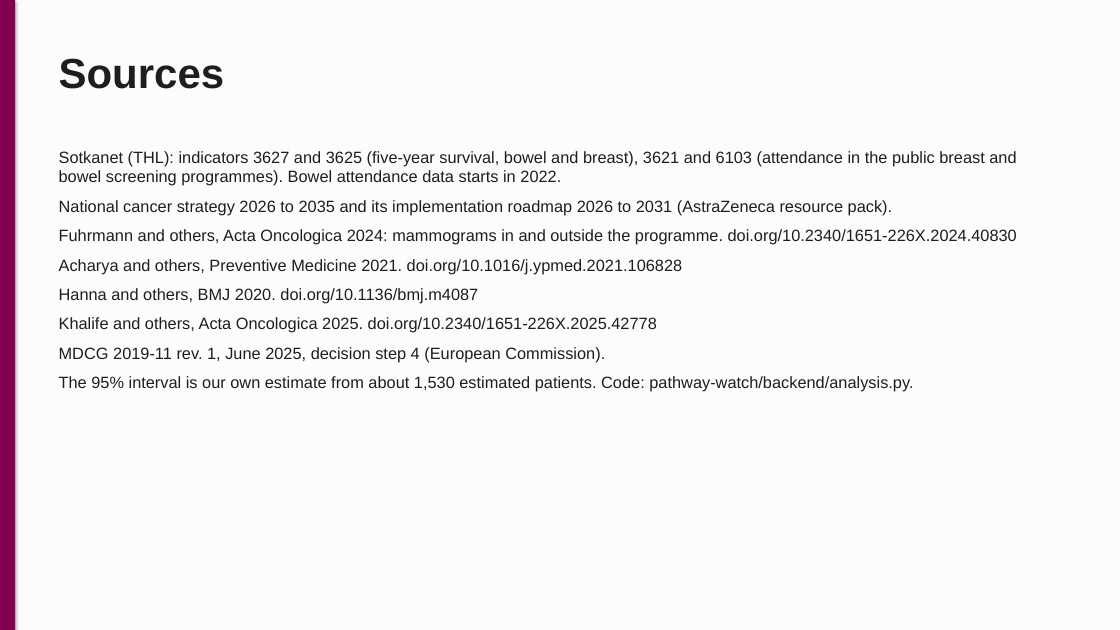
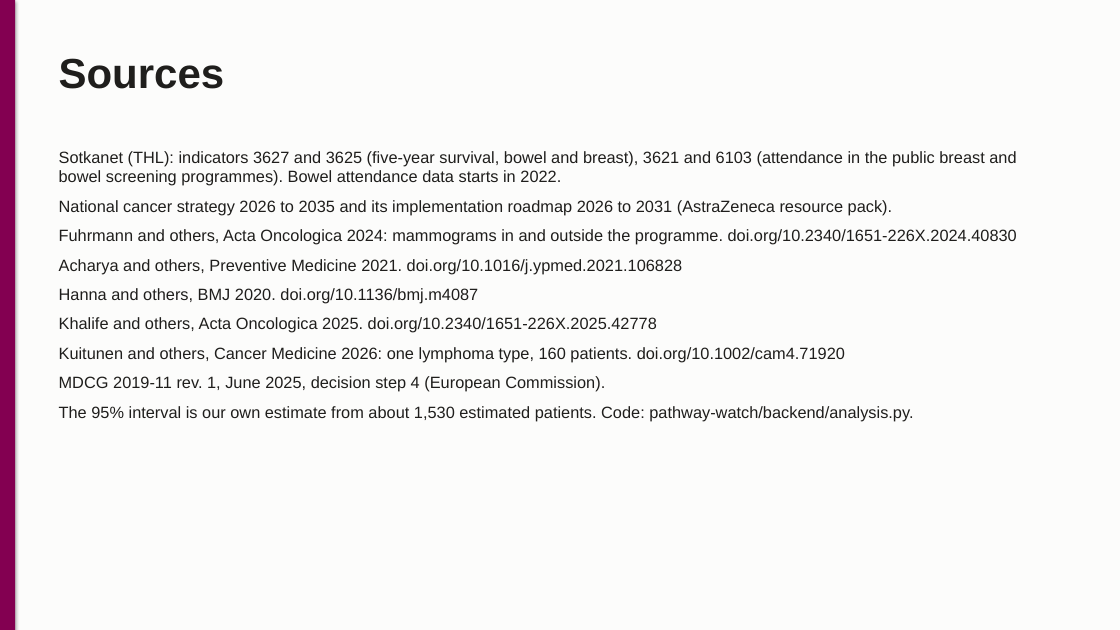
Before and after one commit to Alejo-end/pathway-watch, a slide deck: slide 12 of docs/decks/AstraZeneca - Pathway Watch.pptx. Drawn at 1120x630 pixels with LibreOffice and Linux fonts; fonts in the diff are those of the drawing. Boxes give left, top, right and bottom in pixels: in the first picture for what was removed or moved away, otherwise in the second. Text is boxed around its words. In the diff, an @@ line names an element or a change of style, - is before the commit and + after.

```diff
--- a/docs/decks/AstraZeneca - Pathway Watch.pptx
+++ b/docs/decks/AstraZeneca - Pathway Watch.pptx
@@ text at <box>59,347,845,362</box>: paragraph added @@
+Kuitunen and others, Cancer Medicine 2026: one lymphoma type, 160 patients. doi.org/10.1002/cam4.71920
```
Also in this commit, not shown: 1 other slide changed, 3 other files.
